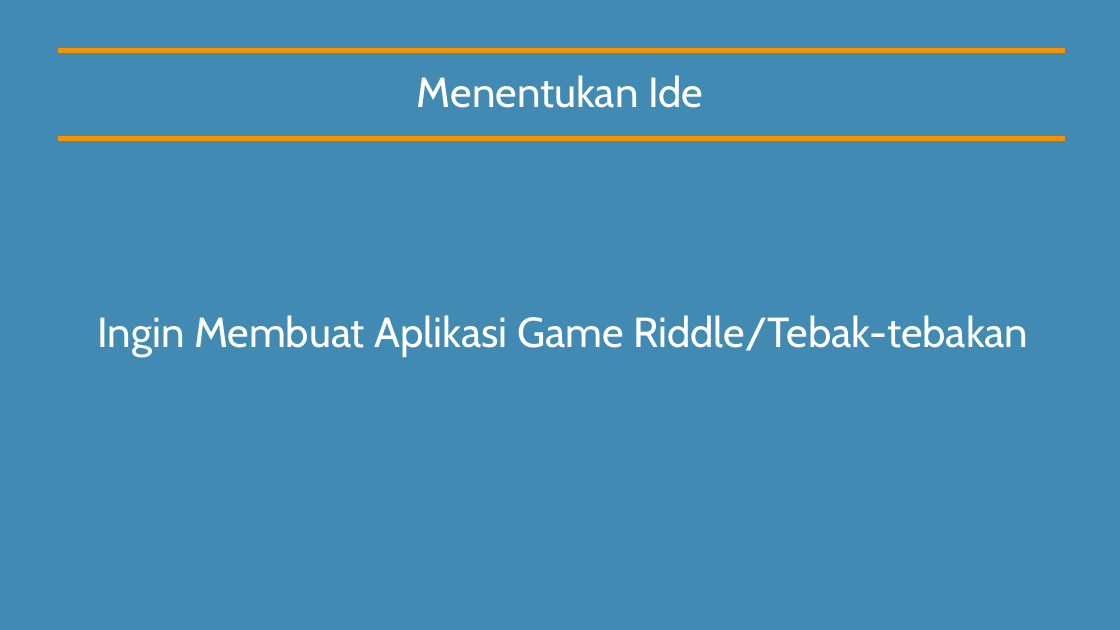
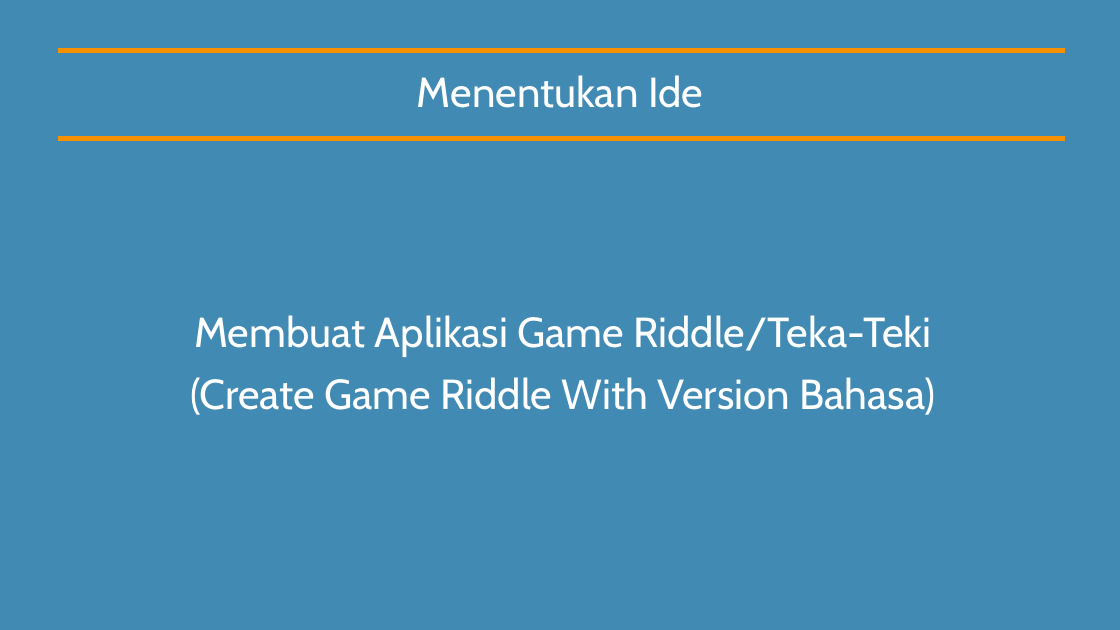
Before and after one commit to akidatawaka/Tugas-Besar-RPL2, a slide deck: slide 1 of Laporan/File powerpoint responsi pertama.pptx. Drawn at 1120x630 pixels with LibreOffice and Linux fonts; fonts in the diff are those of the drawing. Boxes give left, top, right and bottom in pixels: in the first picture for what was removed or moved away, otherwise in the second. Text is boxed around its words. In the diff, an @@ line names an element or a change of style, - is before the commit and + after.

```diff
--- a/Laporan/File powerpoint responsi pertama.pptx
+++ b/Laporan/File powerpoint responsi pertama.pptx
@@ text at [190, 315, 935, 415]: text changed @@
-Ingin Membuat Aplikasi Game Riddle/Tebak-tebakan
+Membuat Aplikasi Game Riddle/Teka-Teki
+(Create Game Riddle With Version Bahasa)
```
Also in this commit, not shown: 1 other slide changed, 8 slides added, 19 other files.
